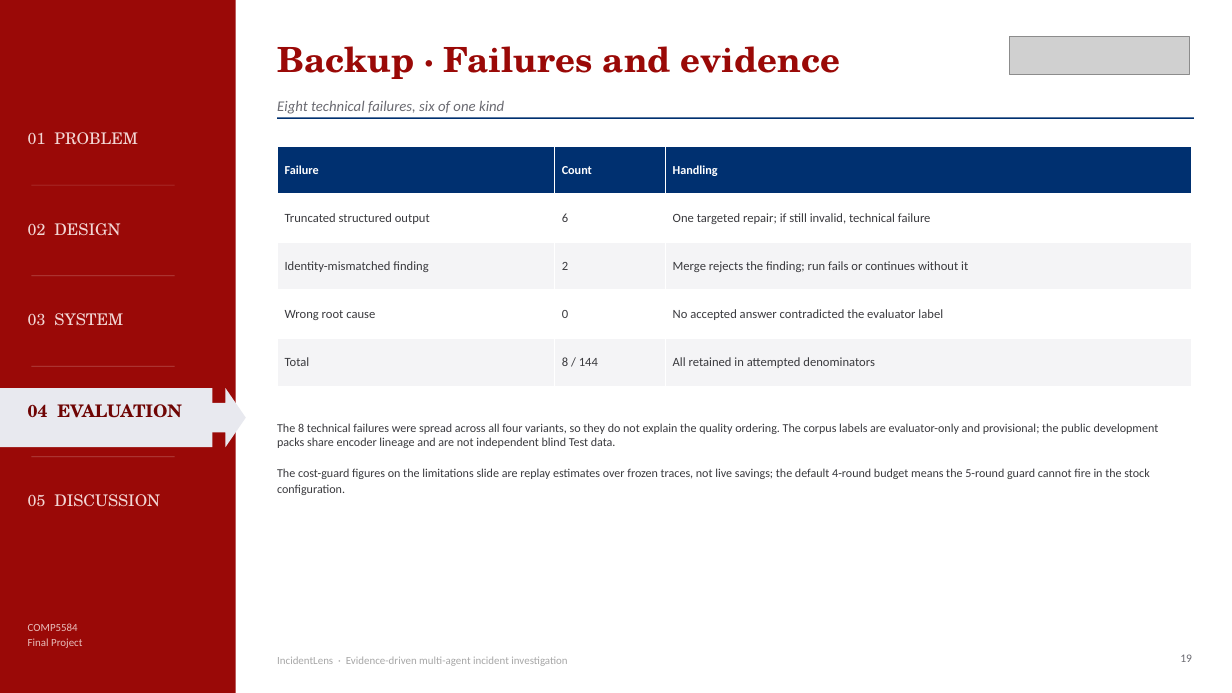
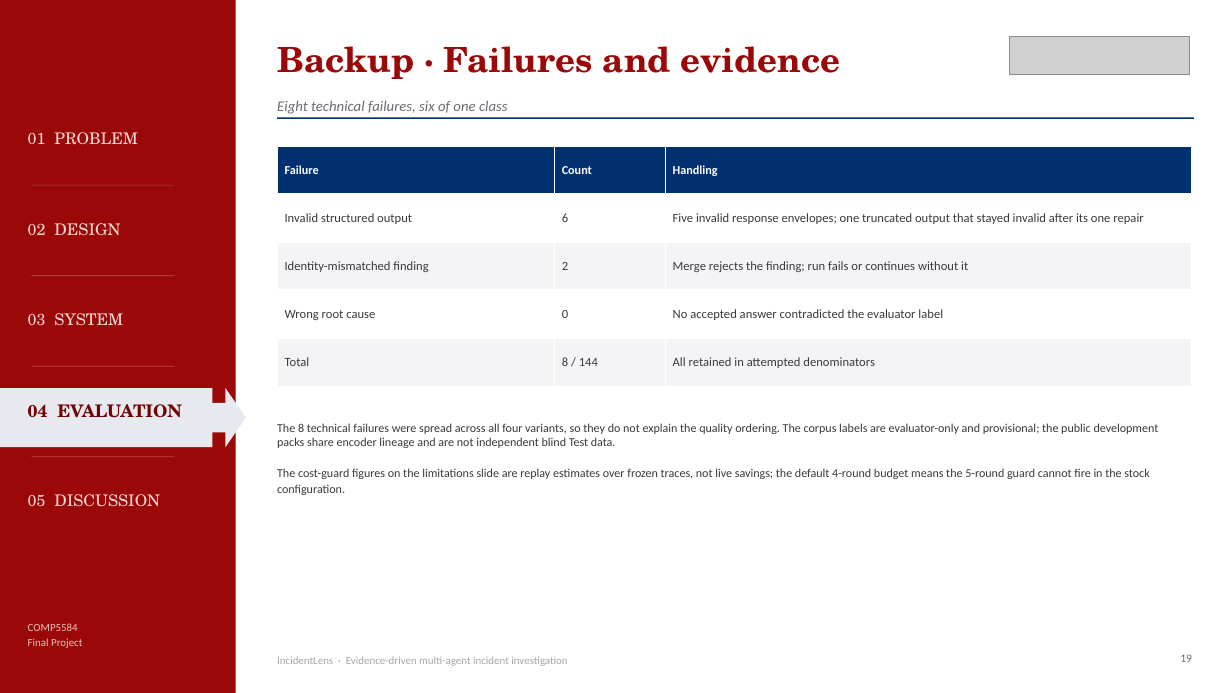
Before and after one commit to celvelzel/IncidentLens, a slide deck: slide 19 of presentation/IncidentLens_Final.pptx. Drawn at 1232x693 pixels with LibreOffice and Linux fonts; fonts in the diff are those of the drawing; grey boxes stand for pictures. Boxes give left, top, right and bottom in pixels: in the first picture for what was removed or moved away, otherwise in the second. Text is boxed around its words. In the diff, an @@ line names an element or a change of style, - is before the commit and + after.

```diff
--- a/presentation/IncidentLens_Final.pptx
+++ b/presentation/IncidentLens_Final.pptx
@@ text at (277,101,508,114): text changed @@
-Eight technical failures, six of one kind
+Eight technical failures, six of one class
@@ table at (277,146,1192,386) @@
-row 2, column 1: Truncated structured output
+row 2, column 1: Invalid structured output
-row 2, column 3: One targeted repair; if still invalid, technical failure
+row 2, column 3: Five invalid response envelopes; one truncated output that stayed invalid after its one repair
```
Also in this commit, not shown: 2 other slides changed, 21 other files.
